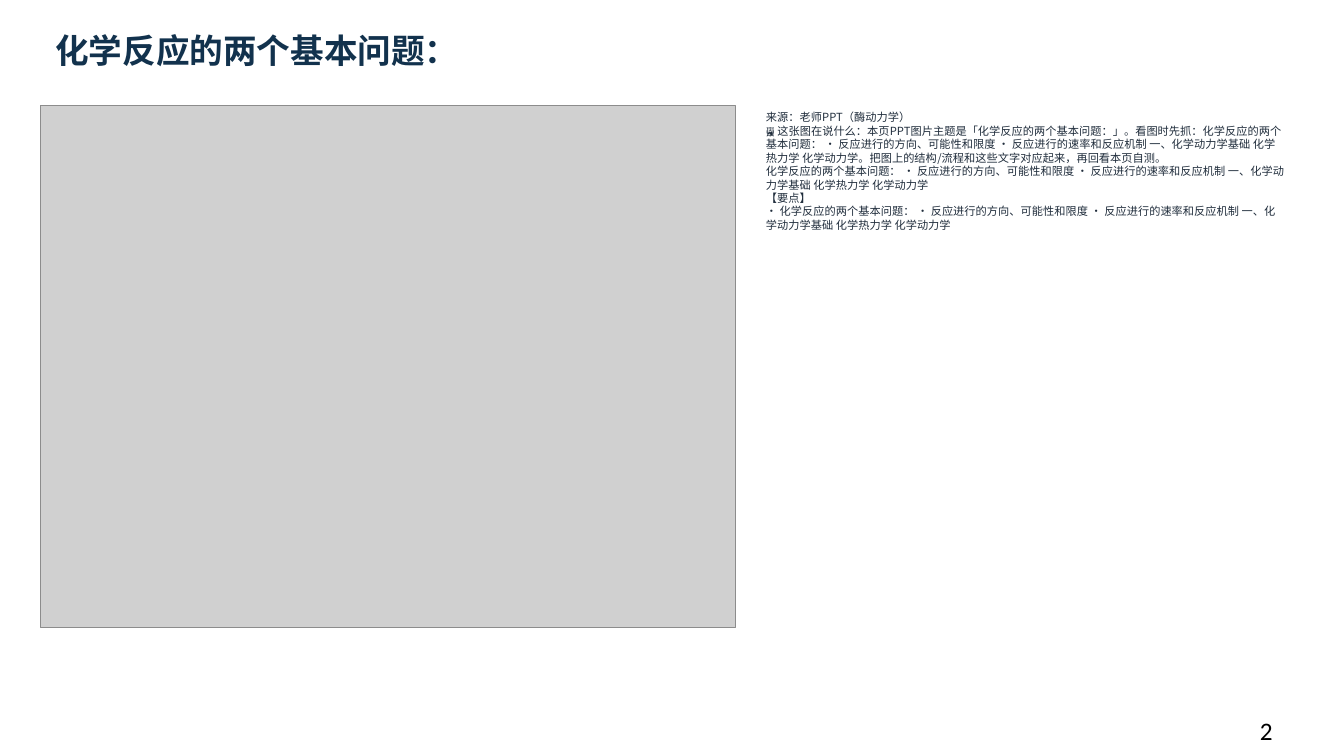
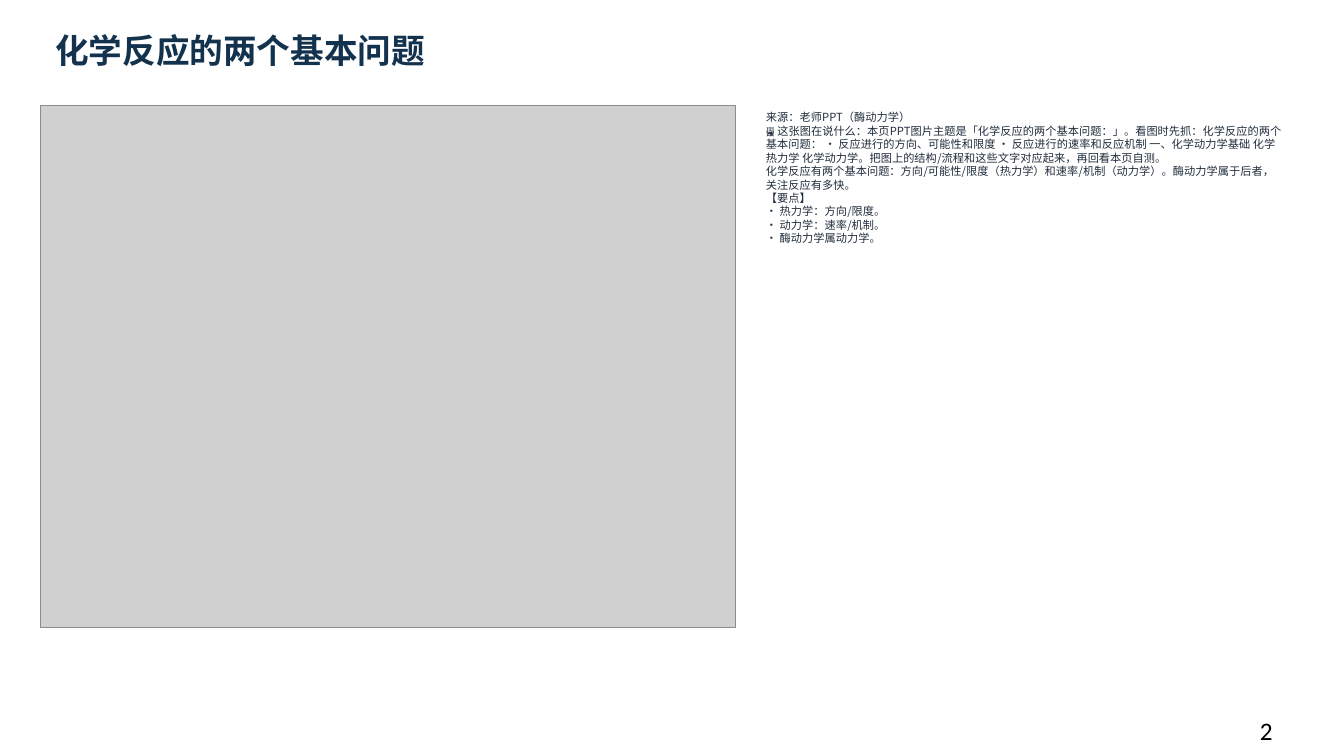
Before and after one commit to newkan-li/Biochemistry, a slide deck: slide 2 of downloads/bc07-ai-style.pptx. Drawn at 1344x756 pixels with LibreOffice and Linux fonts; fonts in the diff are those of the drawing; grey boxes stand for pictures. Boxes give left, top, right and bottom in pixels: in the first picture for what was removed or moved away, otherwise in the second. Text is boxed around its words. In the diff, an @@ line names an element or a change of style, - is before the commit and + after.

```diff
--- a/downloads/bc07-ai-style.pptx
+++ b/downloads/bc07-ai-style.pptx
@@ text at <box>55,34,425,66</box>: text changed @@
-化学反应的两个基本问题：
+化学反应的两个基本问题
@@ text at <box>766,111,1281,243</box>: text changed @@
-来源：老师PPT（酶动力学）
-🖼 这张图在说什么：本页PPT图片主题是「化学反应的两个基本问题：」。看图时先抓：化学反应的两个基本问题： • 反应进行的方向、可能性和限度 • 反应进行的速率和反应机制 一、化学动力学基础 化学热力学 化学动力学。把图上的结构/流程和这些文字对应起来，再回看本页自测。
-化学反应的两个基本问题： • 反应进行的方向、可能性和限度 • 反应进行的速率和反应机制 一、化学动力学基础 化学热力学 化学动力学
-【要点】
-• 化学反应的两个基本问题： • 反应进行的方向、可能性和限度 • 反应进行的速率和反应机制 一、化学动力学基础 化学热力学 化学动力学
+来源：老师PPT（酶动力学）
+🖼 这张图在说什么：本页PPT图片主题是「化学反应的两个基本问题：」。看图时先抓：化学反应的两个基本问题： • 反应进行的方向、可能性和限度 • 反应进行的速率和反应机制 一、化学动力学基础 化学热力学 化学动力学。把图上的结构/流程和这些文字对应起来，再回看本页自测。
+化学反应有两个基本问题：方向/可能性/限度（热力学）和速率/机制（动力学）。酶动力学属于后者，关注反应有多快。
+【要点】
+• 热力学：方向/限度。
+• 动力学：速率/机制。
+• 酶动力学属动力学。
```
Also in this commit, not shown: 24 other slides changed, 12 slides added, 10 other files.
